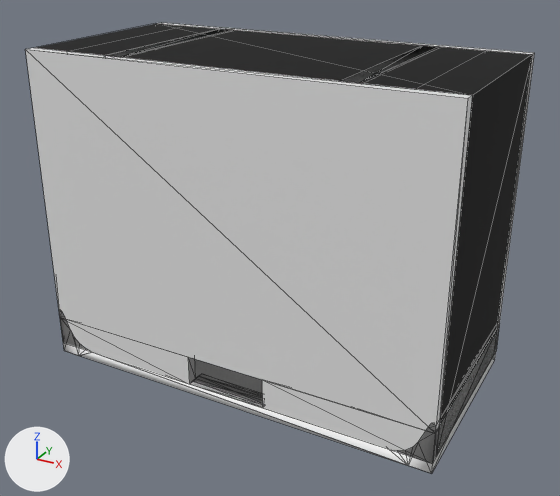
The FBX model Assets/Models/Rooms/Snowdin/SnowdinRoom0.fbx: old version first, new version second.
One viewpoint serves both versions: a 50 mm camera at (0.337, -0.607, 0.416) aimed at (0.008, -0.01, 0.117). Every picture has the same lights, and +X, +Y and +Z are marked at lower left. Mesh edges are drawn as thin lines. Where no turn or scale is listed for an object, it has been applied to the vertices. Vertices at the same position are counted once.

In view in the first picture: 'SnowdinRoom0CollisionObject', 'SnowdinRoom0Object'.
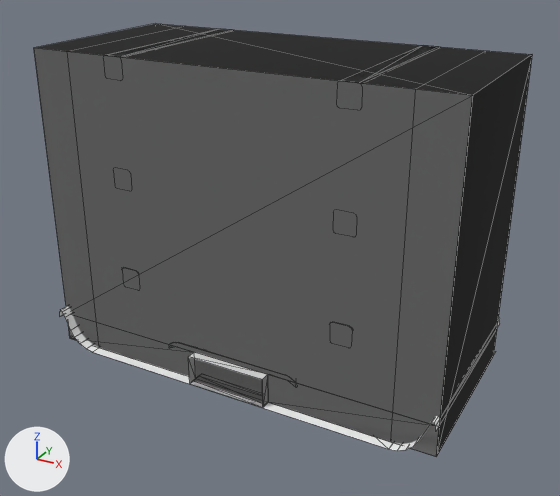
Patch to the scene script:
```diff
--- a/Assets/Models/Rooms/Snowdin/SnowdinRoom0.fbx.py
+++ b/Assets/Models/Rooms/Snowdin/SnowdinRoom0.fbx.py
@@ me_snowdinroom0mesh_001 @@
 # used by ob_snowdinroom0object; location = (0.0, 0.0, 0.0)
-me_snowdinroom0mesh_001.from_pydata(...)  # 384 vertices, 730 faces; spans x -0.2..0.2, y -0.1..0.1, z -0.01..0.3
+me_snowdinroom0mesh_001.from_pydata(...)  # 358 vertices, 448 faces; spans x -0.2..0.2, y -0.1..0.1, z 0.0..0.3
+# me_snowdinroom0mesh_001 part 1
+# 26 vertices are removed from x -0.2..0.2, y -0.1..0.1, z -0.01..0.3
+# 288 faces are deleted
+# 4 new faces join them, mat_concrete0 (white #e7e7e7)
+# 2 new faces join them, mat_snow0 (white #ffffff)
 me_snowdinroom0mesh_001.materials.append(mat_snow0)
```

Pixel boxes (x1, y1, x2, y2) of what changed, in the pictures (560 x 496 px):
'SnowdinRoom0Object', reshaped
    before: (25, 23, 535, 473)
    after: (34, 24, 532, 457)
part 1 of me_snowdinroom0mesh_001, cut back
    before: (25, 23, 535, 473)
    after: (60, 311, 268, 380)
